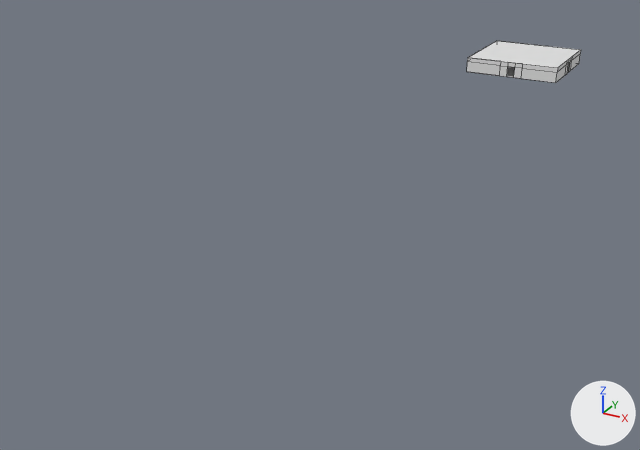
A saved change to the Blender file Assets/DungeonGenerator/Rooms/template.blend.
One viewpoint serves both versions: a 50 mm lens placed at (81.7, -245.7, 60.2), pointed at (1.2, -99.5, -12.9). The axes (+X, +Y, +Z) are drawn at lower right. The lights are the same throughout. Mesh edges are drawn as thin lines.

Names of what the first picture shows: 'Ceil', 'Wall'.
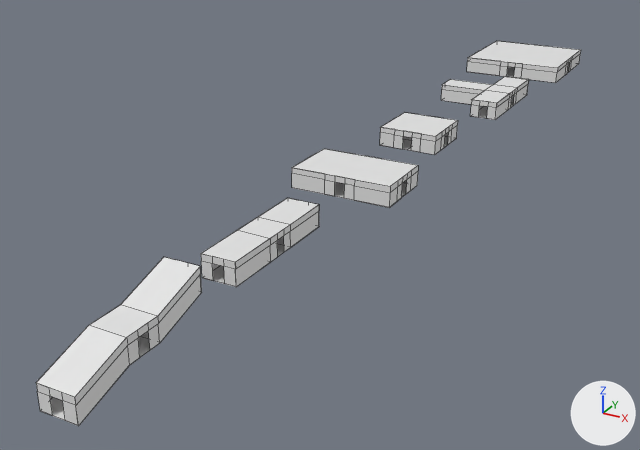
Pixel boxes [x1, y1, x2, y2] of what changed, in the pictures (640 x 450 px):
'Ceil.007', added: after [36, 257, 200, 397]
'Wall.007', added: after [36, 267, 202, 426]
'Ceil.005', added: after [201, 198, 319, 262]
'Wall.005', added: after [201, 205, 319, 287]
'Ceil.004', added: after [292, 149, 418, 186]
'Wall.004', added: after [292, 166, 418, 208]
'Wall.001', added: after [441, 79, 529, 120]
'Wall.002', added: after [380, 115, 458, 155]
'Ceil.002', added: after [382, 112, 458, 136]
'Ceil.001', added: after [442, 76, 528, 103]
'Floor.007', added: after [50, 303, 193, 423]
'Floor.005', added: after [213, 236, 306, 286]
'Floor.004', added: after [335, 182, 407, 198]
'Floor.002', added: after [403, 136, 448, 150]
'Floor.001', added: after [479, 95, 514, 119]

The change, as a diff of the scene's bpy script:
```diff
--- a/Assets/DungeonGenerator/Rooms/template.blend.py
+++ b/Assets/DungeonGenerator/Rooms/template.blend.py
@@ me_plane_027 @@
+me_plane_027.from_pydata([(12.6, -12.5, -2.5), (12.6, 12.5, 3.5), (12.6, 3.1, 0.5), (12.6, -3.1, 0.5), (6.5, -12.5, -2.5), (6.5, 12.5, 3.5), (6.5, 3.0, 0.5), (6.5, -3.0, 0.5)], [], [(6, 2, 1, 5), (7, 3, 2, 6), (4, 0, 3, 7)])
+me_plane_027.materials.append(mat_materialdoor_002)  # its picture is missing
@@ me_plane_026 @@
+me_plane_026.from_pydata([(12.6, -12.5, -2.5), (12.6, 12.5, 3.5), (12.6, 3.0, 0.5), (12.6, -3.1, 0.5), (6.5, -12.5, -2.5), (6.5, 12.5, 3.5), (6.5, 3.0, 0.5), (6.5, -3.0, 0.5)], [], [(6, 5, 1, 2), (7, 6, 2, 3), (4, 7, 3, 0)])
@@ me_plane_018 @@
+me_plane_018.from_pydata([(12.6, -12.5, 0.5), (12.6, 12.5, 0.5), (12.6, 3.1, 0.5), (12.6, -3.1, 0.5), (6.5, -12.5, 0.5), (6.5, 12.5, 0.5), (6.5, 3.0, 0.5), (6.5, -3.0, 0.5)], [], [(6, 2, 1, 5), (7, 3, 2, 6), (4, 0, 3, 7)])
+me_plane_018.materials.append(mat_materialdoor_002)  # its picture is missing
@@ me_plane_019 @@
+me_plane_019.from_pydata([(12.6, -12.5, 0.5), (12.6, 12.5, 0.5), (12.6, 3.0, 0.5), (12.6, -3.1, 0.5), (6.5, -12.5, 0.5), (6.5, 12.5, 0.5), (6.5, 3.0, 0.5), (6.5, -3.0, 0.5)], [], [(6, 5, 1, 2), (7, 6, 2, 3), (4, 7, 3, 0)])
@@ me_plane_016 @@
+me_plane_016.from_pydata([(-9.9, -6.2, 0.5), (10.1, -6.2, 0.5), (-9.9, 6.2, 0.5), (10.1, 6.2, 0.5)], [], [(0, 2, 3, 1)])
@@ me_plane_015 @@
+me_plane_015.from_pydata([(10.0, -6.2, 0.5), (10.0, 0.0, 0.5), (10.0, 6.2, 0.5), (-9.9, -6.2, 0.5), (-9.9, 0.0, 0.5), (-9.9, 6.2, 0.5)], [], [(4, 1, 2, 5), (3, 0, 1, 4)])
+me_plane_015.materials.append(mat_materialdoor)  # its picture is missing
@@ me_plane_007 @@
+me_plane_007.from_pydata([(12.6, -12.5, 0.5), (12.6, 12.5, 0.5), (-4.6, 3.0, 0.5), (12.6, 3.0, 0.5), (-4.6, -3.0, 0.5), (12.6, -3.1, 0.5), (6.5, -12.5, 0.5), (6.5, 12.5, 0.5), (6.5, 3.0, 0.5), (6.5, -3.0, 0.5)], [], [(8, 7, 1, 3), (9, 8, 3, 5), (6, 9, 5, 0), (4, 2, 8, 9)])
@@ me_plane_004 @@
+me_plane_004.from_pydata([(12.6, -12.5, 0.5), (12.6, 12.5, 0.5), (12.6, 3.1, 0.5), (-4.6, 3.0, 0.5), (12.6, -3.1, 0.5), (-4.6, -3.0, 0.5), (6.5, -12.5, 0.5), (6.5, 12.5, 0.5), (6.5, 3.0, 0.5), (6.5, -3.0, 0.5)], [], [(8, 2, 1, 7), (9, 4, 2, 8), (6, 0, 4, 9), (5, 9, 8, 3)])
+me_plane_004.materials.append(mat_materialdoor)  # its picture is missing
@@ me_plane_010 @@
+me_plane_010.from_pydata([(-6.17, -6.25, 0.5), (6.33, -6.25, 0.5), (-6.17, 6.25, 0.5), (6.33, 6.25, 0.5)], [], [(0, 2, 3, 1)])
@@ me_plane_009 @@
+me_plane_009.from_pydata([(-6.17, -6.25, 0.5), (-6.17, 0.0, 0.5), (-6.17, 6.25, 0.5), (0.08, -6.25, 0.5), (0.08, 0.0, 0.5), (0.08, 6.25, 0.5), (6.33, -6.25, 0.5), (6.33, 0.0, 0.5), (6.33, 6.25, 0.5)], [], [(3, 6, 7, 4), (4, 7, 8, 5), (0, 3, 4, 1), (1, 4, 5, 2)])
+me_plane_009.materials.append(mat_materialdoor)  # its picture is missing
@@ ob_wall_007 @@
+ob_wall_007 = bpy.data.objects.new('Wall.007', me_plane_028)  # 60 vertices, 32 faces, 6 loose edges; spans x -2.5..2.5, y -4.17..4.17, z -6.09..0.0
+ob_wall_007.location = (15.6, -171.7, 2.0)
+ob_wall_007.rotation_euler = (0.0, 1.571, 0.0)  # degrees (0, 90, 0)
+ob_wall_007.scale = (2.0, 3.0, 1.0)
@@ ob_floor_007 @@
+ob_floor_007 = bpy.data.objects.new('Floor.007', me_plane_027)
+ob_floor_007.location = (3.0, -171.7, -0.5)
@@ ob_ceil_007 @@
+ob_ceil_007 = bpy.data.objects.new('Ceil.007', me_plane_026)
+ob_ceil_007.location = (3.0, -171.7, 3.5)
@@ ob_wall_005 @@
+ob_wall_005 = bpy.data.objects.new('Wall.005', me_plane_017)  # 60 vertices, 32 faces, 6 loose edges; spans x -1.0..1.0, y -4.17..4.17, z -6.09..0.0
+ob_wall_005.location = (15.6, -138.4, 2.0)
+ob_wall_005.rotation_euler = (0.0, 1.571, 0.0)  # degrees (0, 90, 0)
+ob_wall_005.scale = (2.0, 3.0, 1.0)
@@ ob_floor_005 @@
+ob_floor_005 = bpy.data.objects.new('Floor.005', me_plane_018)
+ob_floor_005.location = (3.0, -138.4, -0.5)
@@ ob_ceil_005 @@
+ob_ceil_005 = bpy.data.objects.new('Ceil.005', me_plane_019)
+ob_ceil_005.location = (3.0, -138.4, 3.5)
@@ ob_ceil_004 @@
+ob_ceil_004 = bpy.data.objects.new('Ceil.004', me_plane_016)
+ob_ceil_004.location = (12.4, -106.4, 3.5)
@@ ob_floor_004 @@
+ob_floor_004 = bpy.data.objects.new('Floor.004', me_plane_015)
+ob_floor_004.location = (12.4, -106.4, -0.5)
@@ ob_wall_004 @@
+ob_wall_004 = bpy.data.objects.new('Wall.004', me_plane_014)  # 60 vertices, 36 faces; spans x -1.0..1.0, y -2.1..2.1, z -22.5..-2.5
+ob_wall_004.location = (25.0, -106.4, 2.0)
+ob_wall_004.rotation_euler = (0.0, 1.571, 0.0)  # degrees (0, 90, 0)
+ob_wall_004.scale = (2.0, 3.0, 1.0)
@@ ob_ceil_001 @@
+ob_ceil_001 = bpy.data.objects.new('Ceil.001', me_plane_007)
+ob_ceil_001.location = (9.2, -40.1, 3.5)
@@ ob_floor_001 @@
+ob_floor_001 = bpy.data.objects.new('Floor.001', me_plane_004)
+ob_floor_001.location = (9.2, -40.1, -0.5)
@@ ob_wall_001 @@
+ob_wall_001 = bpy.data.objects.new('Wall.001', me_plane_002)  # 60 vertices, 36 faces; spans x -1.0..1.0, y -4.2..4.2, z -17.2..0.0
+ob_wall_001.location = (21.8, -40.1, 2.0)
+ob_wall_001.rotation_euler = (0.0, 1.571, 0.0)  # degrees (0, 90, 0)
+ob_wall_001.scale = (2.0, 3.0, 1.0)
@@ ob_ceil_002 @@
+ob_ceil_002 = bpy.data.objects.new('Ceil.002', me_plane_010)
+ob_ceil_002.location = (12.4, -75.9, 3.5)
@@ ob_floor_002 @@
+ob_floor_002 = bpy.data.objects.new('Floor.002', me_plane_009)
+ob_floor_002.location = (12.4, -75.9, -0.5)
@@ ob_wall_002 @@
+ob_wall_002 = bpy.data.objects.new('Wall.002', me_plane_008)  # 60 vertices, 36 faces; spans x -1.0..1.0, y -2.08..2.08, z -18.75..-6.25
+ob_wall_002.location = (25.0, -75.9, 2.0)
+ob_wall_002.rotation_euler = (0.0, 1.571, 0.0)  # degrees (0, 90, 0)
+ob_wall_002.scale = (2.0, 3.0, 1.0)
```
